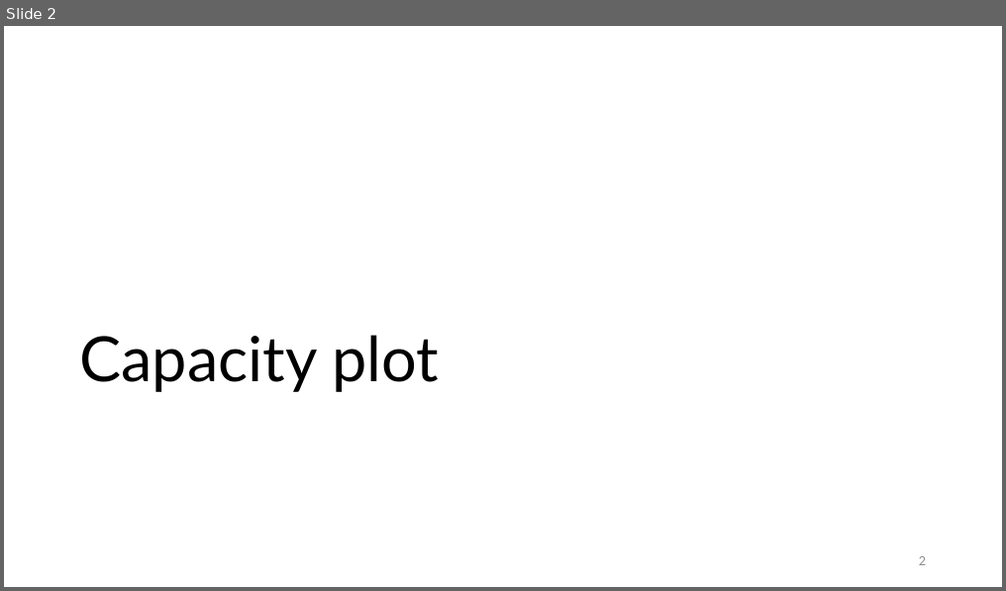
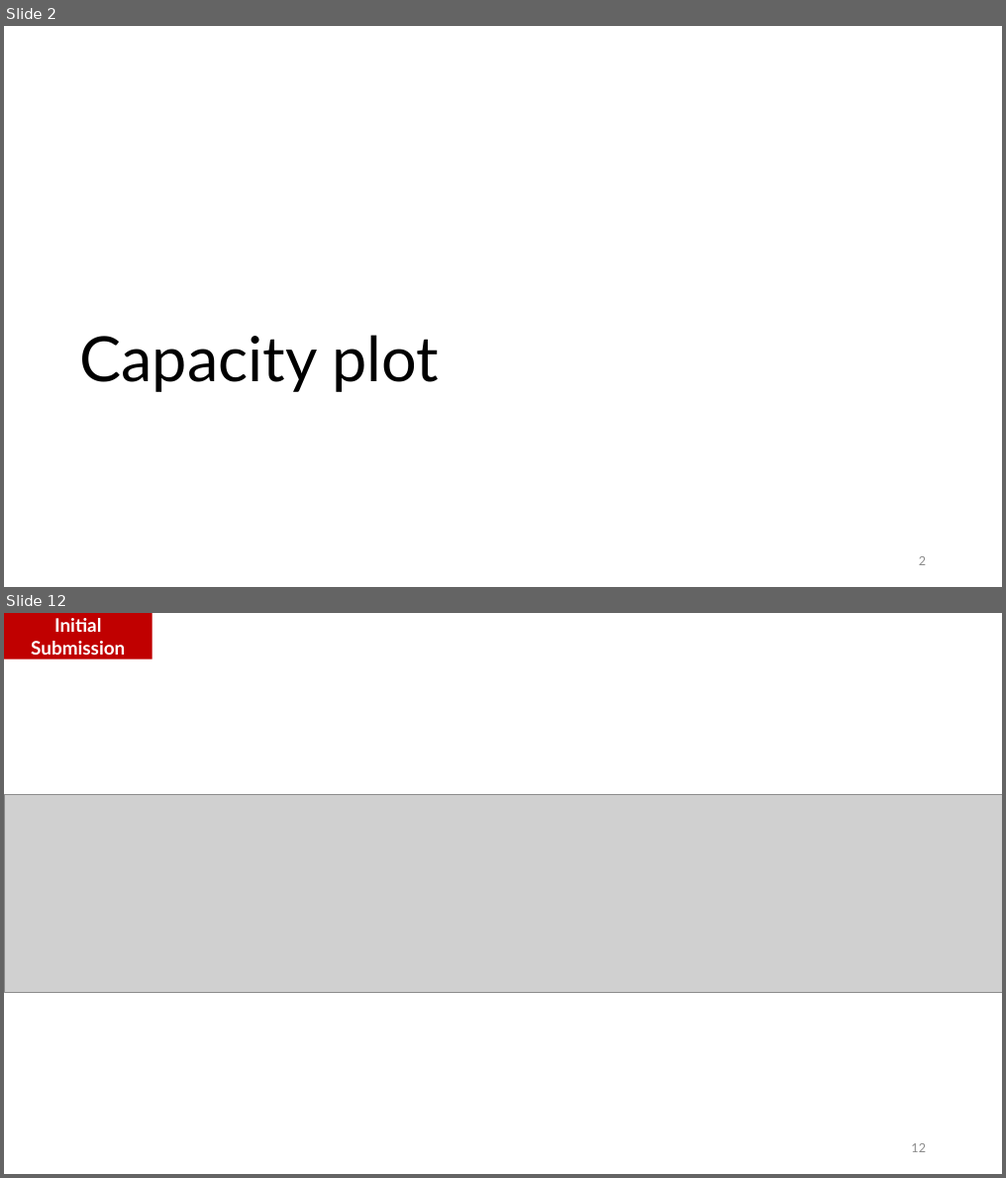
Before and after one commit to maxsal/science_revision, a slide deck: slides/meeting_20210824.pptx. Shown one above the other, each under a label of ours: slide 2 before the commit, slides 2 and 12 after it; the slides between them are not shown. The pictures are 1006x591 and 1006x1178 pixels, drawn with LibreOffice and Linux fonts; fonts in the diff are those of the drawing; grey boxes stand for pictures. Boxes give left, top, right and bottom in pixels: in the first picture for what was removed or moved away, otherwise in the second. Text is boxed around its words. In the diff, an @@ line names an element or a change of style, - is before the commit and + after.

```diff
--- a/slides/meeting_20210824.pptx
+++ b/slides/meeting_20210824.pptx
@@ slide 12 added at [4, 613, 1002, 1174], background #FFFFFF @@
@@ rectangle added at [4, 613, 152, 660], fill #C00000, 18 pt, text #FFFFFF, bold @@
+Initial
+Submission
@@ picture added at [4, 795, 1002, 992] @@
@@ page number added at [911, 1144, 926, 1153], 12 pt, text #8C8C8C @@
+12
```
Also in this commit, not shown: 2 slides changed, 11 other slides added, 31 other files.
